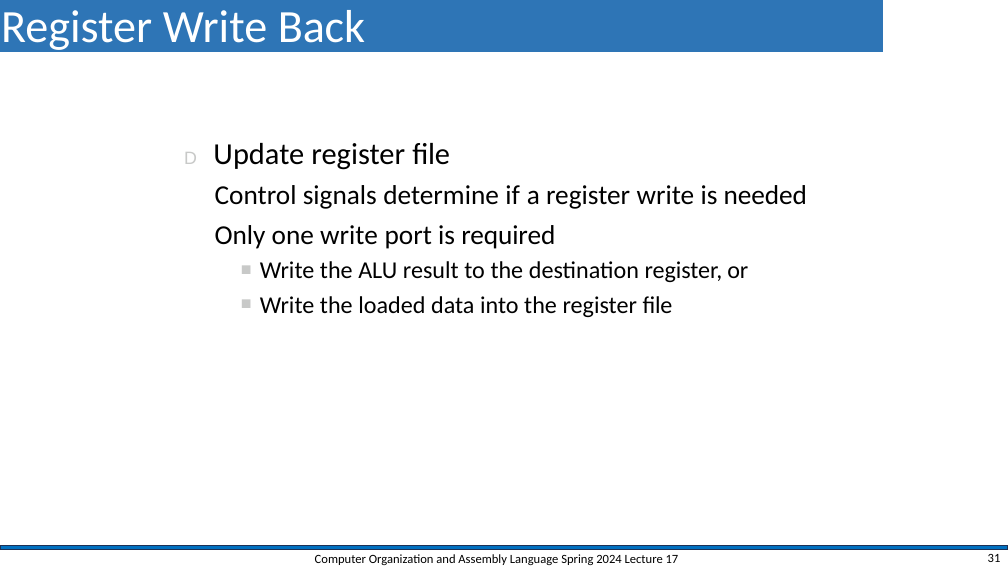
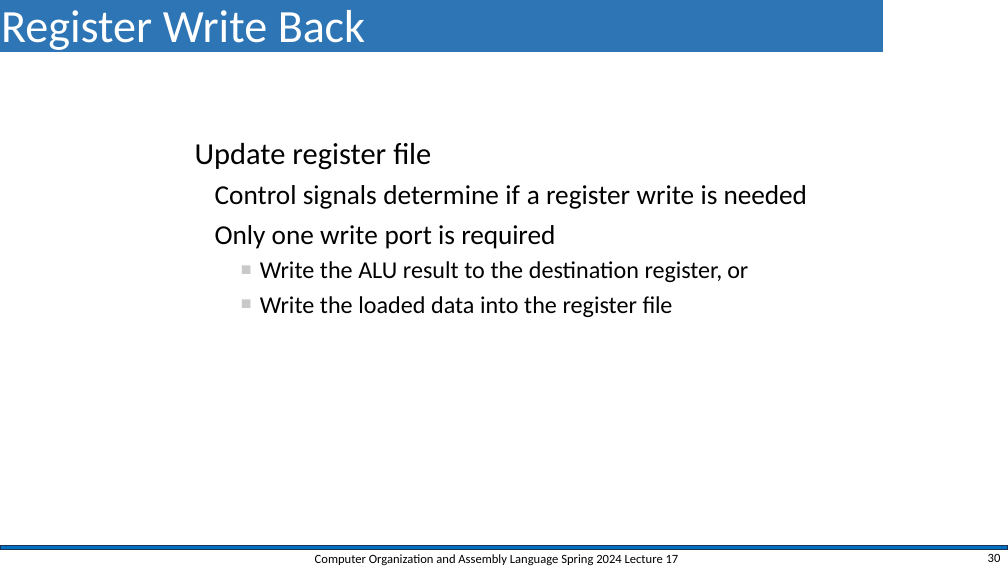
Before and after one commit to shahidmasud/shahidmasud.github.io, a slide deck: slide 30 of CompOrg_Lec17_Spr2024.pptx (slide 31 before the commit). Drawn at 1008x567 pixels with LibreOffice and Linux fonts; fonts in the diff are those of the drawing; background and template pictures are left out. Boxes give left, top, right and bottom in pixels: in the first picture for what was removed or moved away, otherwise in the second. Text is boxed around its words. In the diff, an @@ line names an element or a change of style, - is before the commit and + after.

```diff
--- a/CompOrg_Lec17_Spr2024.pptx
+++ b/CompOrg_Lec17_Spr2024.pptx
@@ text at (x1=195, y1=143, x2=431, y2=170): text changed @@
-D Update register file
+Update register file
@@ page number at (x1=988, y1=554, x2=1001, y2=562): text changed @@
-31
+30
```
Also in this commit, not shown: 16 other slides changed, 2 slides removed, 1 other file.
